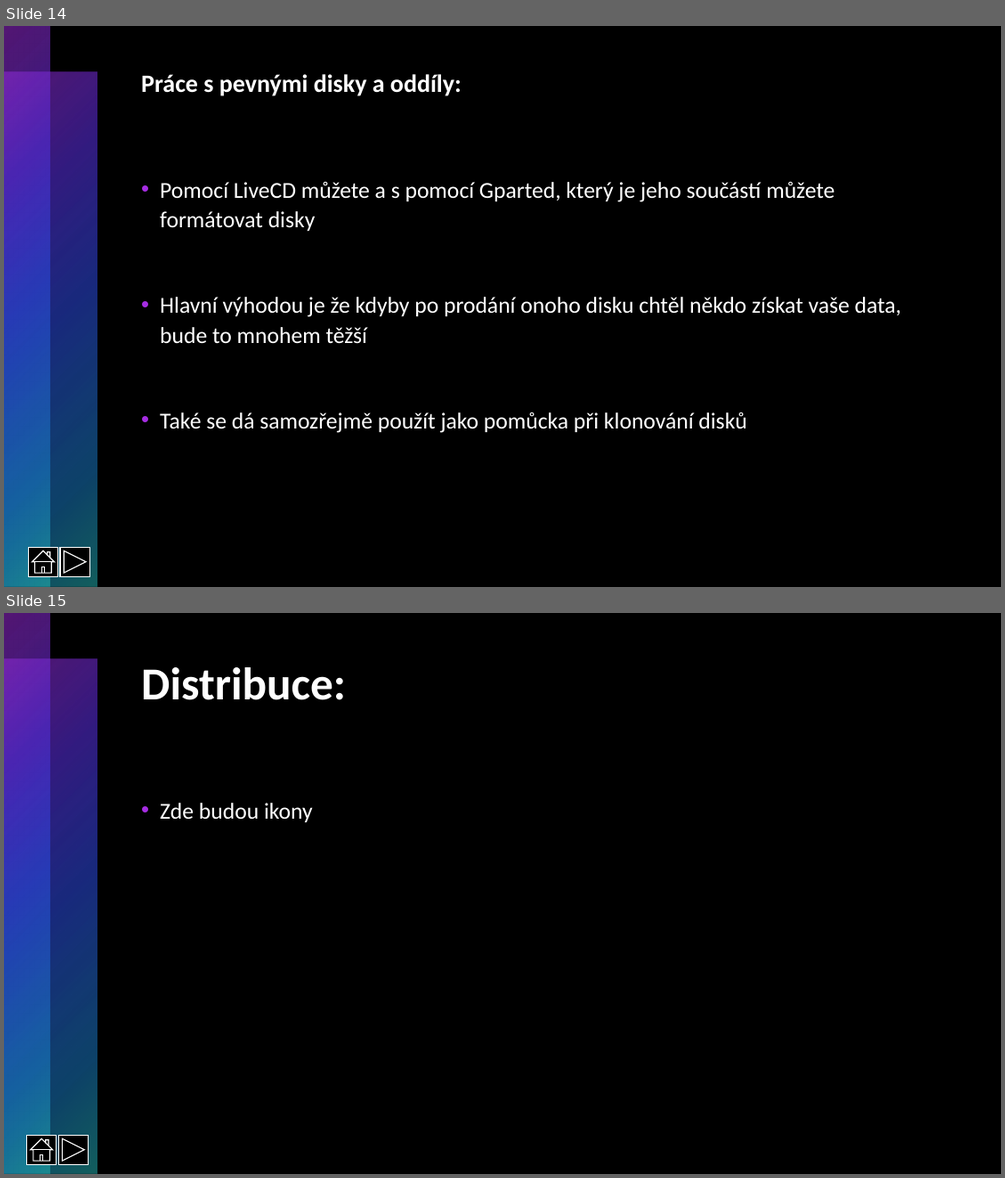
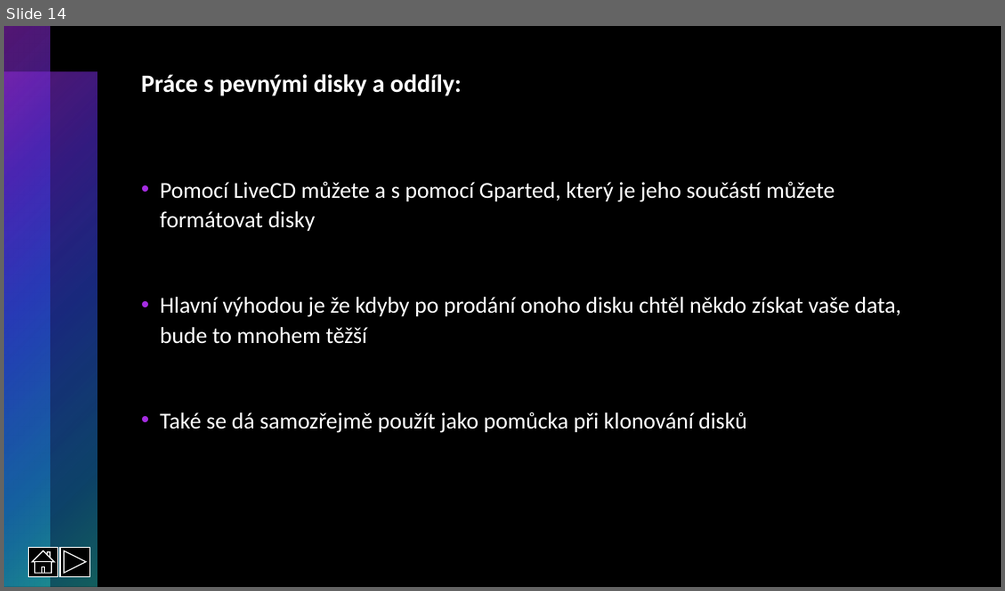
Before and after one commit to RadRoz12/Linux, a slide deck: Linux.pptx. Shown one above the other, each under a label of ours: slides 14 and 15 before the commit, slide 14 after it. The pictures are 1005x1178 and 1005x591 pixels, drawn with LibreOffice and Linux fonts; fonts in the diff are those of the drawing. Boxes give left, top, right and bottom in pixels: in the first picture for what was removed or moved away, otherwise in the second. Text is boxed around its words. In the diff, an @@ line names an element or a change of style, - is before the commit and + after.

```diff
--- a/Linux.pptx
+++ b/Linux.pptx
@@ slide 15 removed at (4,613,1001,1174), background #000000; not listed: 2 template elements that a slide beside it also shows @@
@@ title removed at (141,667,346,700) @@
-Distribuce:
@@ text removed at (160,803,313,822) @@
-• Zde budou ikony
@@ action button home removed at (27,1135,57,1164) @@
@@ action button forward next removed at (58,1135,88,1164) @@
```
Also in this commit, not shown: 9 slides added.
